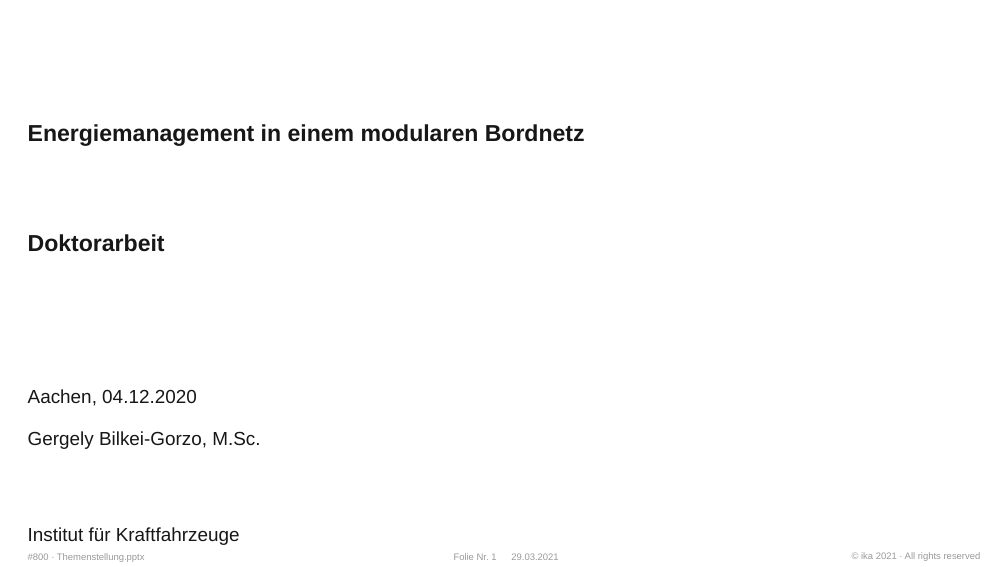
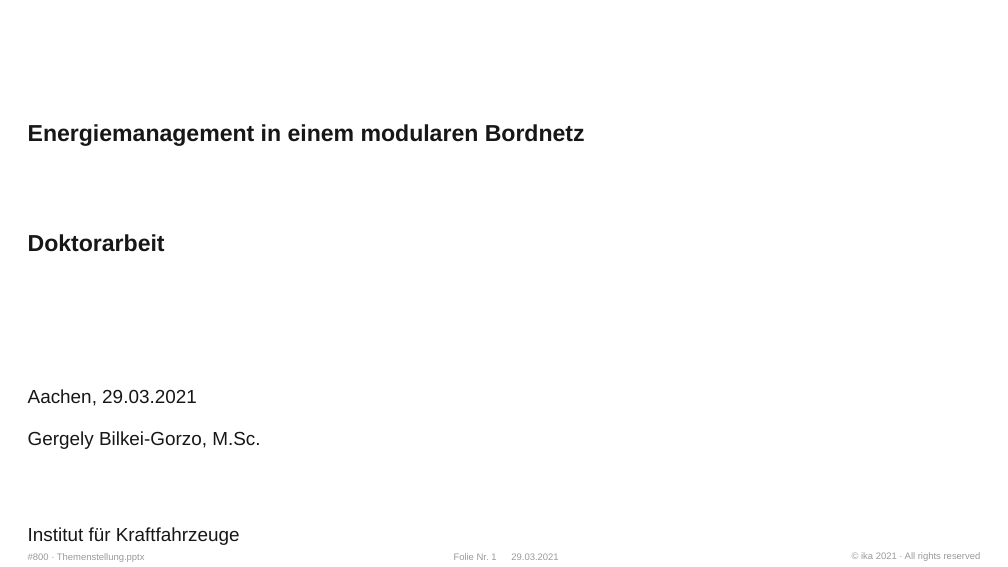
Before and after one commit to WhR4Ven/Diss_Dokument, a slide deck: slide 1 of Themenstellung.pptx. Drawn at 1008x567 pixels with LibreOffice and Linux fonts; fonts in the diff are those of the drawing; background and template pictures are left out. Boxes give left, top, right and bottom in pixels: in the first picture for what was removed or moved away, otherwise in the second. Text is boxed around its words. In the diff, an @@ line names an element or a change of style, - is before the commit and + after.

```diff
--- a/Themenstellung.pptx
+++ b/Themenstellung.pptx
@@ text at (28, 389, 197, 406): text changed @@
-Aachen, 04.12.2020
+Aachen, 29.03.2021
```
Also in this commit, not shown: 4 other slides changed, 1 slide added.
